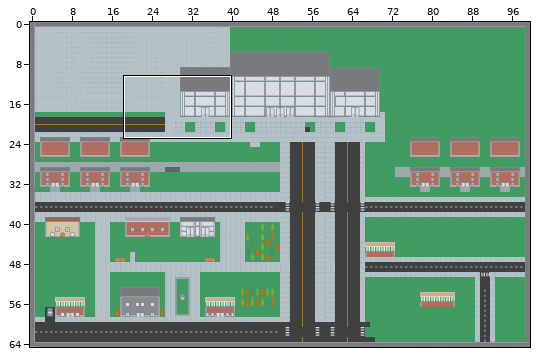
Tiled map -- libgdx/android/assets/house_road.tmx. Above, an overview of the earlier version with the close-up marked.
Close-up. First the earlier version:
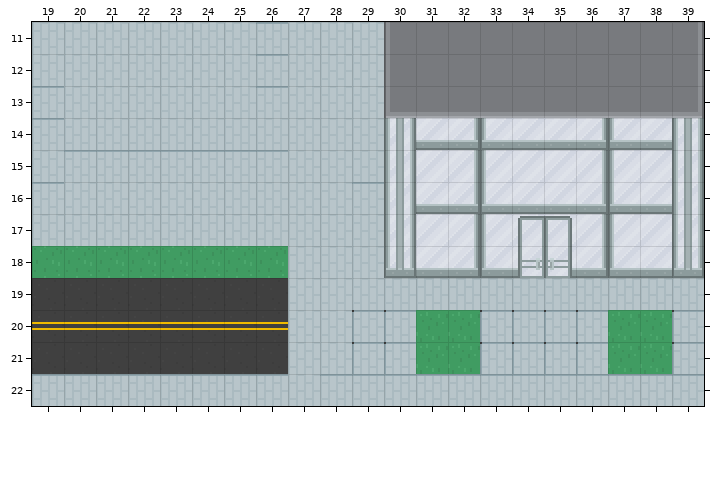
Cells are 16x16 px. Shown: x 19..39, y 11..22. The commit also changed other parts of the map, which this record leaves out.
After the commit:
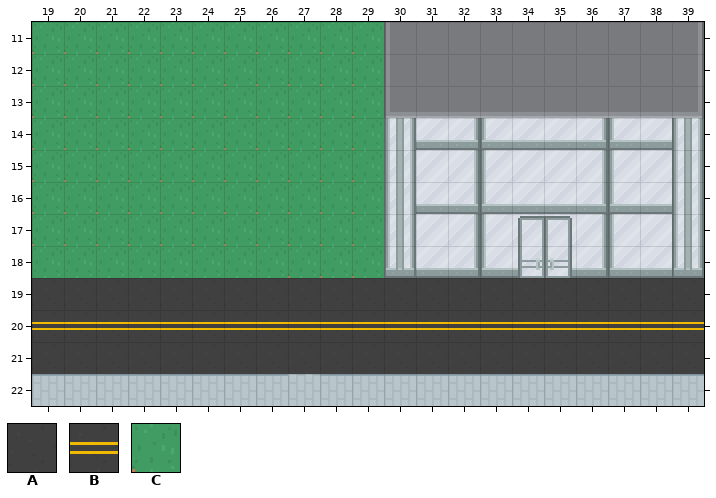
Key: from "roguelikeCity_magenta": A 714, B 716, C 929.
_ is an empty cell.
What changed:
Layer "Buildings":
y 11..17: x 19..29 ___________ -> CCCCCCCCCCC
y 18: x 27..29 ___ -> CCC
y 19: x 27..39 _____________ -> AAAAAAAAAAAAA
y 20: x 27..39 _____________ -> BBBBBBBBBBBBB
y 21: x 27..39 _____________ -> AAAAAAAAAAAAA
Changed places in both close-ups, as pixel boxes (x1, y1, x2, y2):
added: (32, 22, 704, 374)
